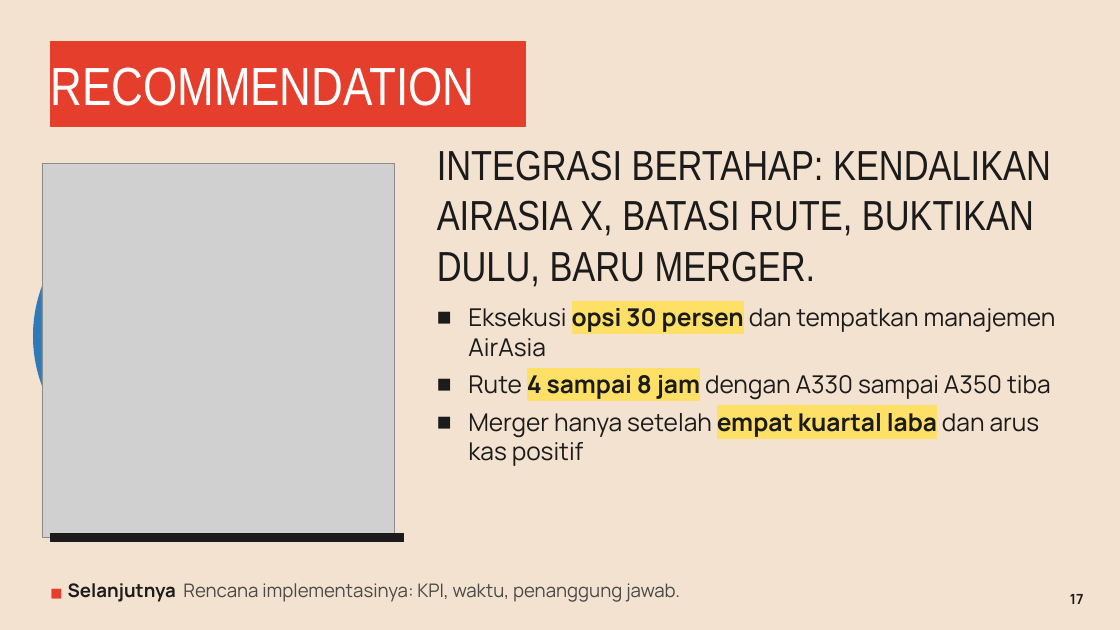
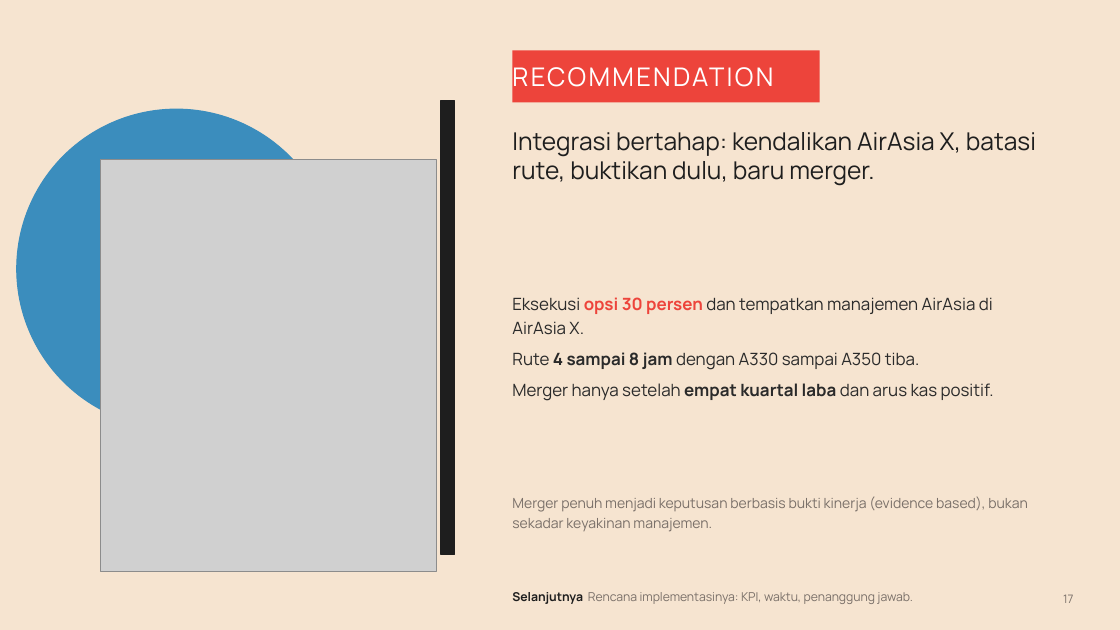
Before and after one commit to aslihabnuri/Dom-Manipulation, a slide deck: slide 17 of strategic-management/airasia-case/SMJKT_Group 3_Aslih_Case AirAsia.pptx. Drawn at 1120x630 pixels with LibreOffice and Linux fonts; fonts in the diff are those of the drawing; grey boxes stand for pictures. Boxes give left, top, right and bottom in pixels: in the first picture for what was removed or moved away, otherwise in the second. Text is boxed around its words. In the diff, an @@ line names an element or a change of style, - is before the commit and + after.

```diff
--- a/strategic-management/airasia-case/SMJKT_Group 3_Aslih_Case AirAsia.pptx
+++ b/strategic-management/airasia-case/SMJKT_Group 3_Aslih_Case AirAsia.pptx
@@ background #F3E2CF to #F6E4D0 @@
@@ rectangle removed at (x1=50, y1=42, x2=526, y2=126) @@
@@ rectangle "RECOMMENDATION" resized from (x1=50, y1=67, x2=474, y2=106) to (x1=513, y1=50, x2=820, y2=103) @@
@@ rectangle "RECOMMENDATION" at (x1=513, y1=50, x2=820, y2=103): size 46 to 22 pt, font Arial Narrow to Manrope, letter spacing 0 to 2 pt; fill none to #ED443B @@
@@ ellipse resized from (x1=34, y1=193, x2=319, y2=479) to (x1=17, y1=109, x2=336, y2=429) @@
@@ ellipse at (x1=17, y1=109, x2=336, y2=429): fill #2C7BB8 to #3B8DBD; outline #2C7BB8 1 pt to #3B8DBD 1 pt @@
@@ rectangle added at (x1=441, y1=101, x2=455, y2=555), fill #1E1E1E, outline #1E1E1E 1 pt @@
@@ text at (x1=512, y1=132, x2=1036, y2=186): text changed; size 36 to 21 pt; font Arial Narrow to Manrope; text colour #1B1B1B to #1E1E1E @@
-INTEGRASI BERTAHAP: KENDALIKAN AIRASIA X, BATASI RUTE, BUKTIKAN DULU, BARU MERGER.
+Integrasi bertahap: kendalikan AirAsia X, batasi rute, buktikan dulu, baru merger.
@@ text "Integrasi bertahap: kendalikan AirAsia X, ..." at (x1=512, y1=132, x2=1036, y2=186): vertical alignment middle to top @@
@@ picture resized from (x1=42, y1=164, x2=395, y2=538) to (x1=101, y1=160, x2=437, y2=571) @@
@@ text at (x1=512, y1=297, x2=994, y2=401): text changed; size 21 to 14.5 pt; text colour #1B1B1B to #2A2A2A @@
-■ Eksekusi opsi 30 persen dan tempatkan manajemen AirAsia
-■ Rute 4 sampai 8 jam dengan A330 sampai A350 tiba
-■ Merger hanya setelah empat kuartal laba dan arus kas positif
+Eksekusi opsi 30 persen dan tempatkan manajemen AirAsia di AirAsia X.
+Rute 4 sampai 8 jam dengan A330 sampai A350 tiba.
+Merger hanya setelah empat kuartal laba dan arus kas positif.
@@ text added at (x1=512, y1=497, x2=1028, y2=532), 12 pt, text #7A7069 @@
+Merger penuh menjadi keputusan berbasis bukti kinerja (evidence based), bukan sekadar keyakinan manajemen.
@@ rectangle removed at (x1=50, y1=534, x2=403, y2=542) @@
@@ text at (x1=512, y1=592, x2=912, y2=604): text changed; size 16 to 10.5 pt; text colour #4A4A4A to #7A7069 @@
-■ Selanjutnya Rencana implementasinya: KPI, waktu, penanggung jawab.
+Selanjutnya Rencana implementasinya: KPI, waktu, penanggung jawab.
@@ text "17" at (x1=1063, y1=594, x2=1073, y2=603): size 12 to 10 pt, text colour #1B1B1B to #7A7069, bold off @@
```
Also in this commit, not shown: 19 other slides changed, 28 other files.
